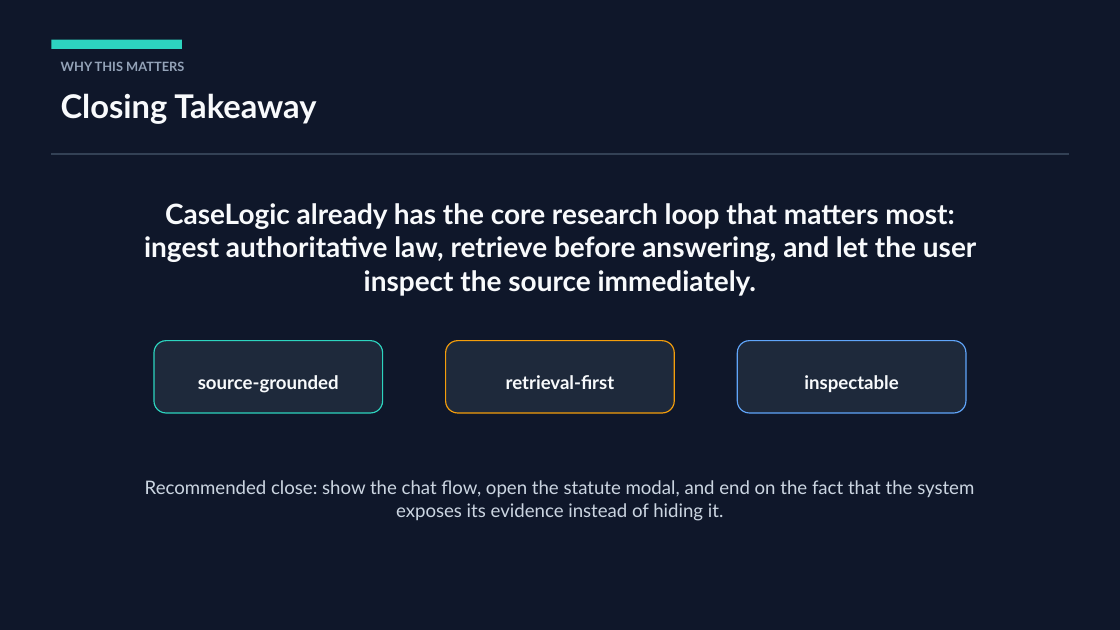
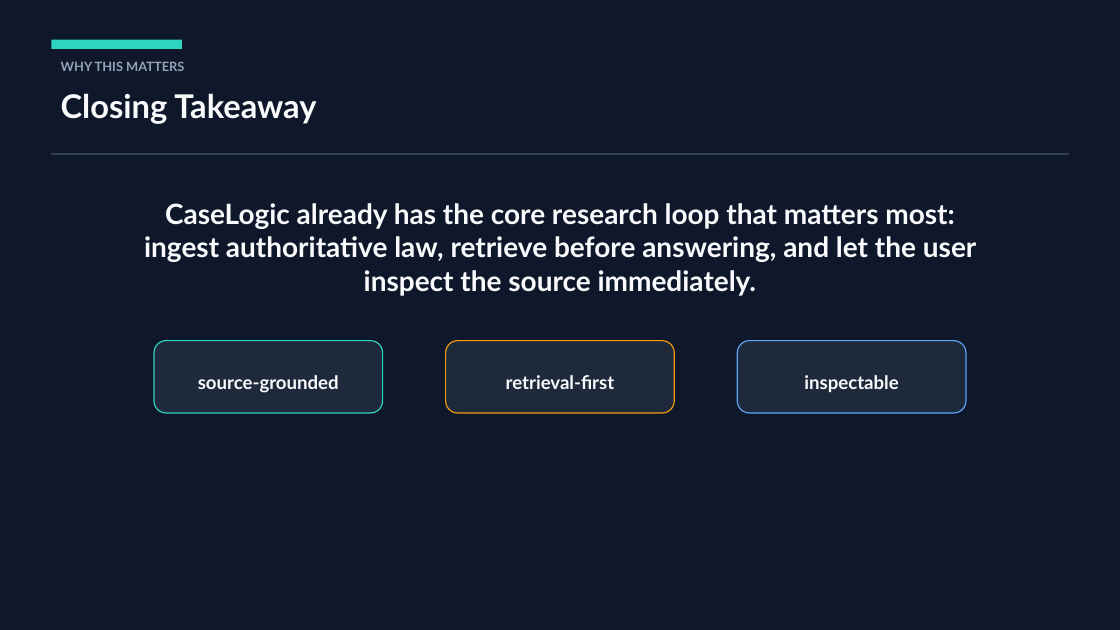
Before and after one commit to Danial-Kord/CaseLogic, a slide deck: slide 9 of docs/CaseLogic_7min_Presentation.pptx. Drawn at 1120x630 pixels with LibreOffice and Linux fonts; fonts in the diff are those of the drawing. Boxes give left, top, right and bottom in pixels: in the first picture for what was removed or moved away, otherwise in the second. Text is boxed around its words. In the diff, an @@ line names an element or a change of style, - is before the commit and + after.

```diff
--- a/docs/CaseLogic_7min_Presentation.pptx
+++ b/docs/CaseLogic_7min_Presentation.pptx
@@ text removed at <box>145,480,974,521</box> @@
-Recommended close: show the chat flow, open the statute modal, and end on the fact that the system exposes its evidence instead of hiding it.
```
Also in this commit, not shown: 5 other slides changed, 22 other files.
